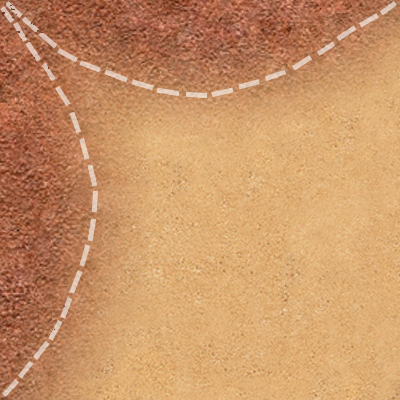
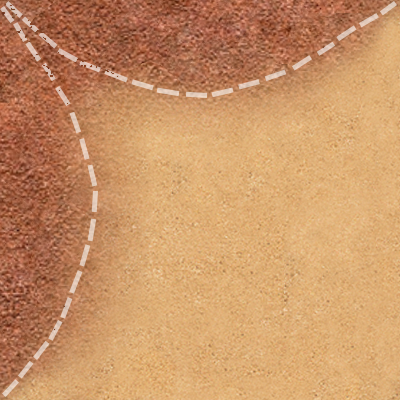
Layers edited between the first and the second 400 x 400 image:
painted on "Линия 17" (1st of 2) over [17, 87, 70, 379]
painted on "Слой 3" over [0, 16, 134, 400]
painted on "Слой 2" over [20, 0, 400, 117]
